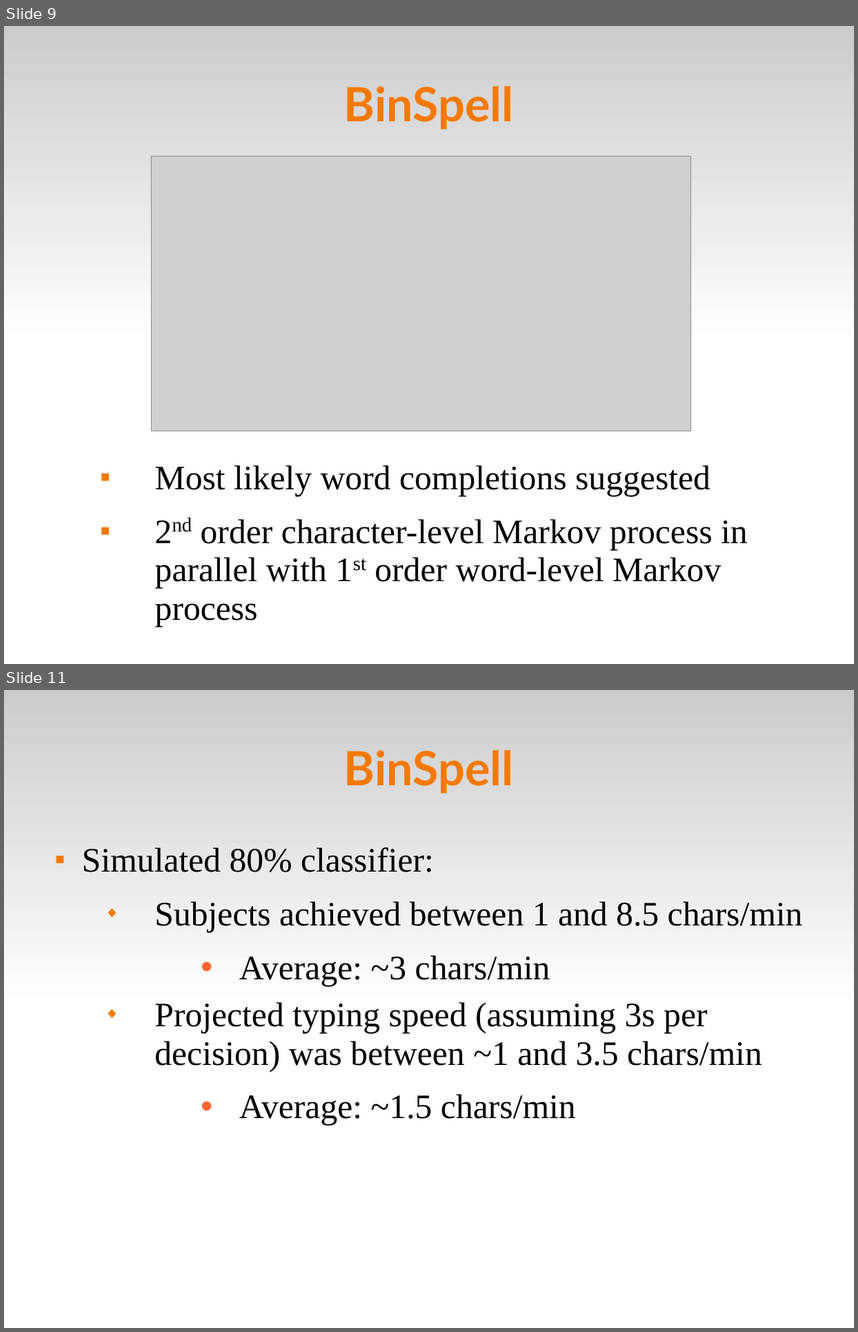
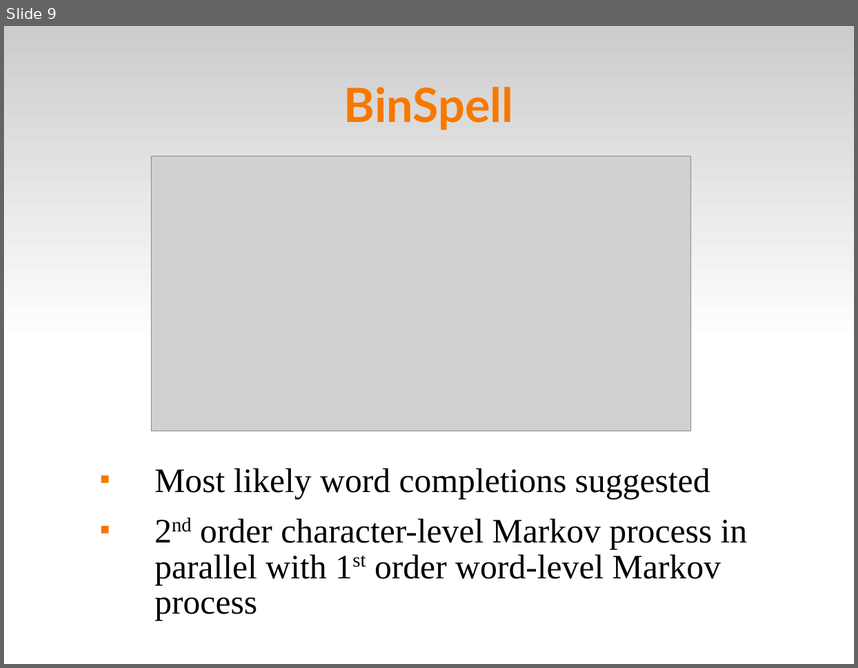
Before and after one commit to abdullah38rcc/BCI-Virtual-Keyboard, a slide deck: master's/docs/virtKey.ppt. Shown one above the other, each under a label of ours: slides 9 and 11 before the commit, slide 9 after it; the slides between them are not shown. The pictures are 858x1332 and 858x668 pixels, drawn with LibreOffice and Linux fonts; fonts in the diff are those of the drawing; grey boxes stand for pictures. Boxes give left, top, right and bottom in pixels: in the first picture for what was removed or moved away, otherwise in the second. Text is boxed around its words. In the diff, an @@ line names an element or a change of style, - is before the commit and + after.

```diff
--- a/master's/docs/virtKey.ppt
+++ b/master's/docs/virtKey.ppt
@@ slide 11 removed at (4,690,854,1328), background #FFFFFF; not listed: 1 template element that a slide beside it also shows @@
@@ title removed at (344,750,514,793) @@
-BinSpell
@@ text removed at (82,847,803,1125) @@
-■ Simulated 80% classifier:
-  ◆ Subjects achieved between 1 and 8.5 chars/min
-    • Average: ~3 chars/min
-  ◆ Projected typing speed (assuming 3s per decision) was between ~1 and 3.5 chars/min
-    • Average: ~1.5 chars/min
@@ slide 9 changed as well @@
@@ text "Most likely word completions suggested" at (154,468,748,620): line spacing 0.93 to 0.86 @@
```
Also in this commit, not shown: 17 other slides changed, 2 slides added, 2 other slides removed.
